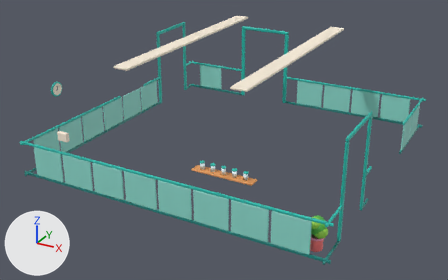
One commit to the FBX model EvolutionShop/Assets/EvolutionShop/Resources/Art/GrowthKit/AnnexDressing.fbx: the scene before it, then after it.
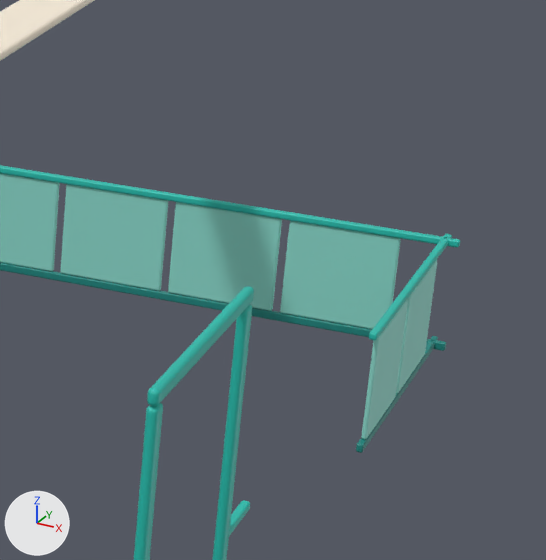
Old and new are each drawn whole from a 50 mm camera at (8.79, -33.34, 8.74) aimed at (-0.2, -16.98, 0.56) and again close up on the part from 69% to 100% of the width and 13% to 65% of the height. The lights are fixed; the arrows at lower left show +X, +Y and +Z. The older version's two pictures come first. Where no turn or scale is listed for an object, it has been applied to the vertices. Vertices at exactly the same position are counted once.

Objects in the first close-up: 'AnnexDressing mesh'.
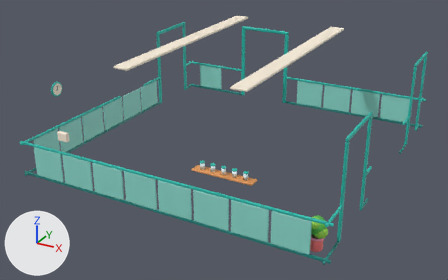
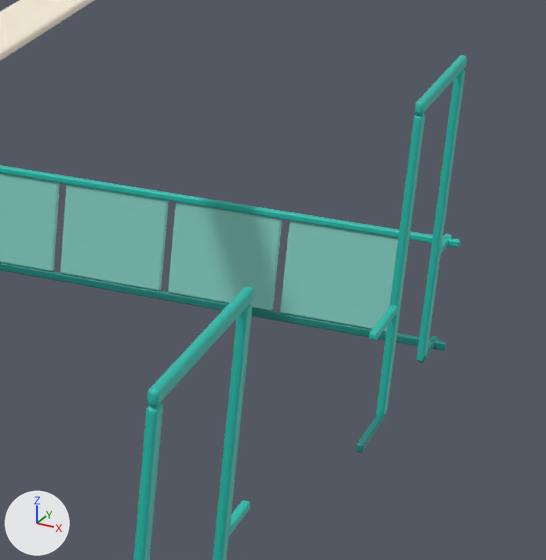
Boxes (x1, y1, x2, y2) around the edits, measured in the close-ups (546 x 560 px; the box of a moved part takes in the faces that stretch with it):
'AnnexDressing mesh', reshaped
    before: (0, 0, 460, 560)
    after: (0, 0, 467, 560)
part 1 of me_cube_1275, added (cyan)
    after: (376, 55, 467, 417)
part 2 of me_cube_1275, moved or reshaped
    before: (361, 260, 437, 439)
    after: (358, 234, 452, 451)

The change, as a diff of the scene's bpy script:
```diff
--- a/EvolutionShop/Assets/EvolutionShop/Resources/Art/GrowthKit/AnnexDressing.fbx.py
+++ b/EvolutionShop/Assets/EvolutionShop/Resources/Art/GrowthKit/AnnexDressing.fbx.py
@@ me_cube_1275 @@
 # used by ob_annexdressing_mesh; location = (0.0, 0.0, 0.0)
-me_cube_1275.from_pydata(...)  # 13250 vertices, 12728 faces; spans x -5.0..5.0, y -21.25..-11.25, z 0.0..3.6
+me_cube_1275.from_pydata(...)  # 13702 vertices, 13178 faces; spans x -5.0..5.0, y -21.25..-11.25, z 0.0..3.6
+# me_cube_1275 part 1: a new loose piece of 452 vertices spanning x 4.82..4.9, y -13.34..-11.66, z 0.0..2.92, in mat_gk_teal (cyan #22bfb0)
+# me_cube_1275 part 2: 304 vertices removed from x 4.85..4.9, y -13.96..-11.79, z 0.08..1.03; 304 vertices added at x 4.83..4.9, y -13.23..-11.77, z 0.0..1.11
 me_cube_1275.materials.append(mat_gk_panel)
```
